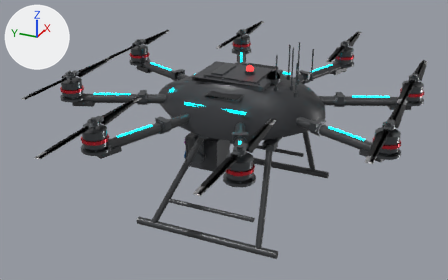
A saved change to the glTF model models/GARUDA_HL_01/11_GODOT/GARUDA_HL_01.glb.
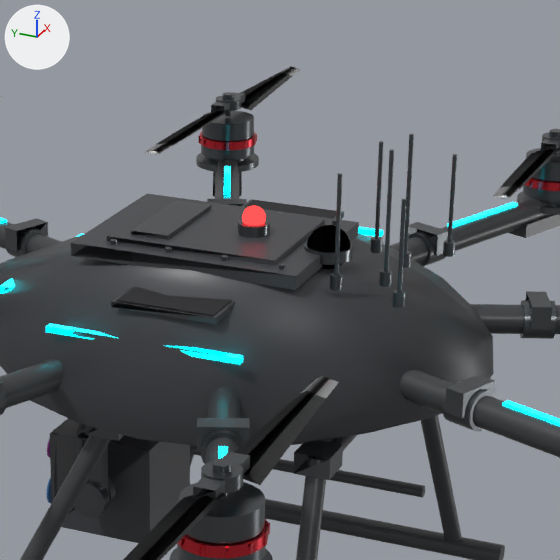
Each version appears first whole from a 50 mm lens placed at (-1.754, -0.73, 0.722), pointed at (-0.046, 0.039, -0.132), and next in a close-up on the part from 38% to 77% of the width and 0% to 63% of the height. Arrows for +X, +Y and +Z are at upper left; the lights stay in place. The last two pictures show the newer version. Where no turn or scale is listed for an object, it has been applied to the vertices. Vertices at exactly the same position are counted once.

The first close-up shows 'AIRFRAME_LOUVERS', 'AIRFRAME_SOCKETS', 'ANTENNA_SYSTEM', 'ARM_03_TUBE', 'ARM_05_TUBE', 'ARM_07_TUBE', 'BLADE_A_BODY_07', 'BLADE_B_BODY_07', 'BODY_MAIN', 'CAMERA_BODY', 'LANDING_GEAR_MAIN', 'MOTOR_CAN_07' and 36 more.
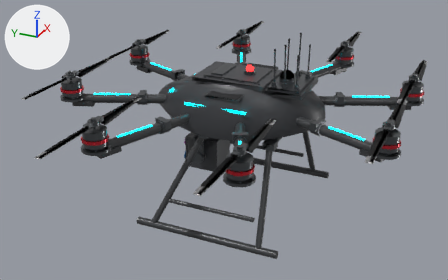
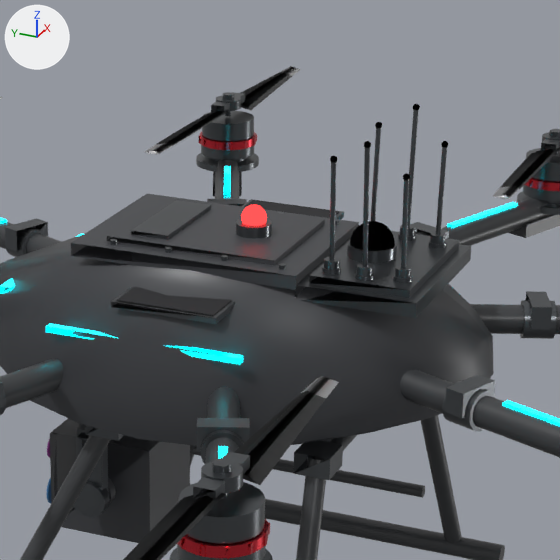
Location of each change, (x1, y1, x2, y2) in pixels of the close-ups (560 x 560 px; the box of a moved part takes in the faces that stretch with it):
'ANTENNA_SYSTEM', reshaped (15% wider, 23% taller): before (304, 134, 457, 308); after (295, 104, 471, 318)
part 1 of me_avionics_mesh, added: after (330, 156, 337, 163)
part 2 of me_avionics_mesh, added: after (364, 141, 371, 148)
part 3 of me_avionics_mesh, added: after (403, 173, 410, 181)
part 4 of me_avionics_mesh, moved or reshaped: before (304, 242, 353, 265); after (347, 240, 397, 263)
part 5 of me_avionics_mesh, rebuilt (54% wider): before (330, 173, 342, 291); after (322, 162, 341, 274)
part 6 of me_avionics_mesh, rebuilt: before (370, 141, 383, 253); after (368, 128, 381, 222)
part 7 of me_avionics_mesh, added: after (350, 221, 395, 251)
part 8 of me_avionics_mesh, added: after (355, 148, 374, 281)
part 9 of me_avionics_mesh, added: after (398, 110, 418, 241)
part 10 of me_avionics_mesh, added: after (393, 180, 413, 283)
part 11 of me_avionics_mesh, added: after (428, 147, 447, 248)
part 12 of me_avionics_mesh, deleted: before (307, 225, 351, 269)
part 13 of me_avionics_mesh, deleted: before (379, 149, 394, 287)
part 14 of me_avionics_mesh, deleted: before (393, 199, 407, 308)
part 15 of me_avionics_mesh, deleted: before (403, 134, 414, 268)
part 16 of me_avionics_mesh, deleted: before (443, 154, 457, 257)
part 17 of me_avionics_mesh, added: after (295, 231, 471, 318)

The change, as a diff of the scene's bpy script:
```diff
--- a/models/GARUDA_HL_01/11_GODOT/GARUDA_HL_01.glb.py
+++ b/models/GARUDA_HL_01/11_GODOT/GARUDA_HL_01.glb.py
@@ me_avionics_mesh @@
-me_avionics_mesh.from_pydata(...)  # 591 vertices, 1132 faces; spans x -0.086..0.086, y -0.216..-0.086, z 0.068..0.205
+me_avionics_mesh.from_pydata(...)  # 1415 vertices, 2734 faces; spans x -0.09..0.09, y -0.23..-0.11, z 0.065..0.223
+# me_avionics_mesh part 1: a new loose piece, a UV sphere (12 segments, 8 rings, poles along z) spanning x -0.0685..-0.0615, y -0.1385..-0.1315, z 0.1965..0.2035, in mat_mat_dark_metal (dark grey #616569)
+# me_avionics_mesh part 2: a new loose piece, a UV sphere (12 segments, 8 rings, poles along z) spanning x -0.0765..-0.0695, y -0.1735..-0.1665, z 0.2165..0.2235, in mat_mat_dark_metal (dark grey #616569)
+# me_avionics_mesh part 3: a new loose piece, a UV sphere (12 segments, 8 rings, poles along z) spanning x -0.0635..-0.0565, y -0.2085..-0.2015, z 0.1865..0.1935, in mat_mat_dark_metal (dark grey #616569)
+# me_avionics_mesh part 4: the loose piece of 52 vertices spanning x -0.024..0.024, y -0.134..-0.086, z 0.08..0.092 is moved by (0.0, -0.045, 0.008)
+# me_avionics_mesh part 5: the loose piece of 51 vertices spanning x -0.066..-0.054, y -0.146..-0.134, z 0.071..0.185 is rebuilt with 92 vertices and now spans x -0.069..-0.051, y -0.144..-0.126, z 0.088..0.2
+# me_avionics_mesh part 6: the loose piece of 51 vertices spanning x 0.054..0.066, y -0.146..-0.134, z 0.071..0.185 is rebuilt with 92 vertices and now spans x 0.051..0.069, y -0.144..-0.126, z 0.088..0.2
+# me_avionics_mesh part 7: a new loose piece of 279 vertices spanning x -0.022..0.022, y -0.177..-0.133, z 0.078..0.122, in mat_mat_dark_metal (dark grey #616569)
+# me_avionics_mesh part 8: a new loose piece of 92 vertices spanning x -0.075..-0.056, y -0.179..-0.161, z 0.088..0.22, in mat_mat_dark_metal (dark grey #616569)
+# me_avionics_mesh part 9: a new loose piece of 92 vertices spanning x 0.056..0.075, y -0.179..-0.161, z 0.088..0.22, in mat_mat_dark_metal (dark grey #616569)
+# me_avionics_mesh part 10: a new loose piece of 92 vertices spanning x -0.064..-0.046, y -0.214..-0.196, z 0.088..0.19, in mat_mat_dark_metal (dark grey #616569)
+# me_avionics_mesh part 11: a new loose piece of 92 vertices spanning x 0.046..0.064, y -0.214..-0.196, z 0.088..0.19, in mat_mat_dark_metal (dark grey #616569)
+# me_avionics_mesh part 12: the loose piece of 233 vertices spanning x -0.022..0.022, y -0.132..-0.088, z 0.068..0.112 is deleted
+# me_avionics_mesh part 13: the loose piece of 51 vertices spanning x -0.036..-0.024, y -0.186..-0.174, z 0.071..0.205 is deleted
+# me_avionics_mesh part 14: the loose piece of 51 vertices spanning x -0.086..-0.074, y -0.216..-0.204, z 0.071..0.175 is deleted
+# me_avionics_mesh part 15: the loose piece of 51 vertices spanning x 0.024..0.036, y -0.186..-0.174, z 0.071..0.205 is deleted
+# me_avionics_mesh part 16: the loose piece of 51 vertices spanning x 0.074..0.086, y -0.216..-0.204, z 0.071..0.175 is deleted
+# me_avionics_mesh part 17: 16 vertices added at x -0.09..0.09, y -0.23..-0.11, z 0.065..0.088
+# other edits to the shape of me_avionics_mesh do not show in these pictures
 me_avionics_mesh.materials.append(mat_mat_dark_metal)
```
